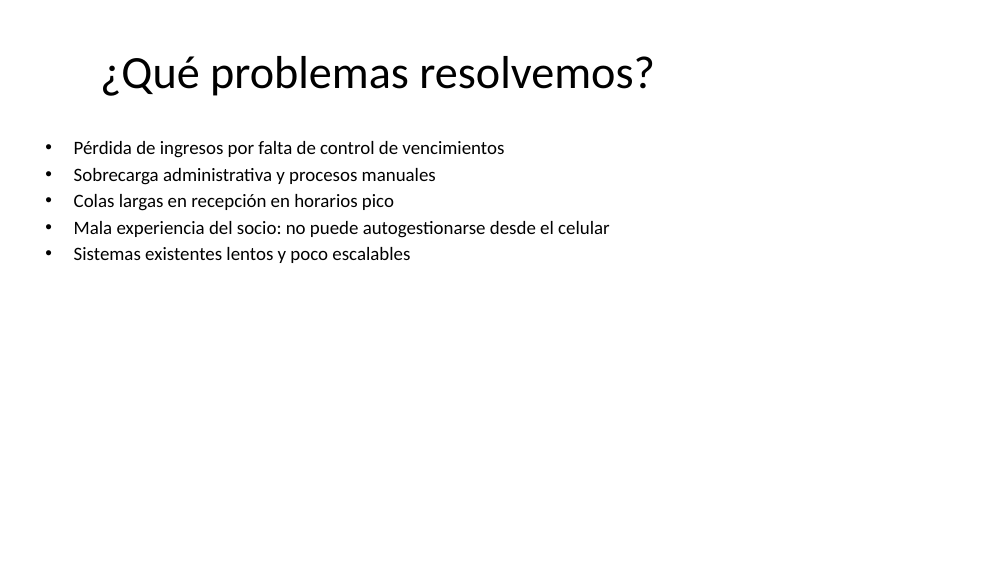
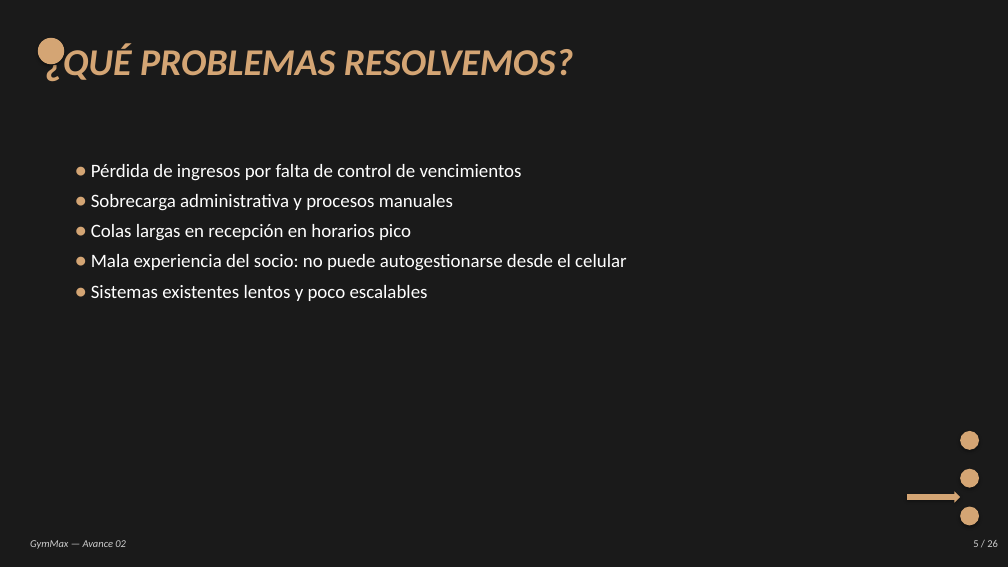
Before and after one commit to DPI9/gymmax-grupo3, a slide deck: slide 5 of Avance02/GymMax_Avance02.pptx. Drawn at 1008x567 pixels with LibreOffice and Linux fonts; fonts in the diff are those of the drawing. Boxes give left, top, right and bottom in pixels: in the first picture for what was removed or moved away, otherwise in the second. Text is boxed around its words. In the diff, an @@ line names an element or a change of style, - is before the commit and + after.

Commit message:
Mejorar PowerPoint con estilo visual del Avance 01 (fondo negro, beige, italic)

```diff
--- a/Avance02/GymMax_Avance02.pptx
+++ b/Avance02/GymMax_Avance02.pptx
@@ background #FFFFFF to #1A1A1A @@
@@ ellipse added at (38, 38, 64, 64), fill #D4A574 @@
@@ text at (45, 44, 573, 81): text changed; size 44 to 36 pt; text colour #000000 to #D4A574; bold on; italic on @@
-¿Qué problemas resolvemos?
+¿QUÉ PROBLEMAS RESOLVEMOS?
@@ text "¿QUÉ PROBLEMAS RESOLVEMOS?" at (45, 44, 573, 81): vertical alignment middle to top @@
@@ text at (91, 164, 627, 301): text changed; text colour #000000 to #FFFFFF @@
-• Pérdida de ingresos por falta de control de vencimientos
-• Sobrecarga administrativa y procesos manuales
-• Colas largas en recepción en horarios pico
-• Mala experiencia del socio: no puede autogestionarse desde el celular
-• Sistemas existentes lentos y poco escalables
+• Pérdida de ingresos por falta de control de vencimientos
+• Sobrecarga administrativa y procesos manuales
+• Colas largas en recepción en horarios pico
+• Mala experiencia del socio: no puede autogestionarse desde el celular
+• Sistemas existentes lentos y poco escalables
@@ ellipse added at (960, 431, 979, 450), fill #D4A574 @@
@@ ellipse added at (960, 469, 979, 488), fill #D4A574 @@
@@ right arrow added at (907, 492, 960, 503), fill #D4A574 @@
@@ ellipse added at (960, 507, 979, 526), fill #D4A574 @@
@@ text added at (30, 540, 126, 549), 10 pt, text #CCCCCC, italic @@
+GymMax — Avance 02
@@ text added at (973, 540, 998, 547), 10 pt, text #CCCCCC @@
+5 / 26
```
Also in this commit, not shown: 19 other slides changed, 6 slides added, 6 slides removed, 4 other files.
